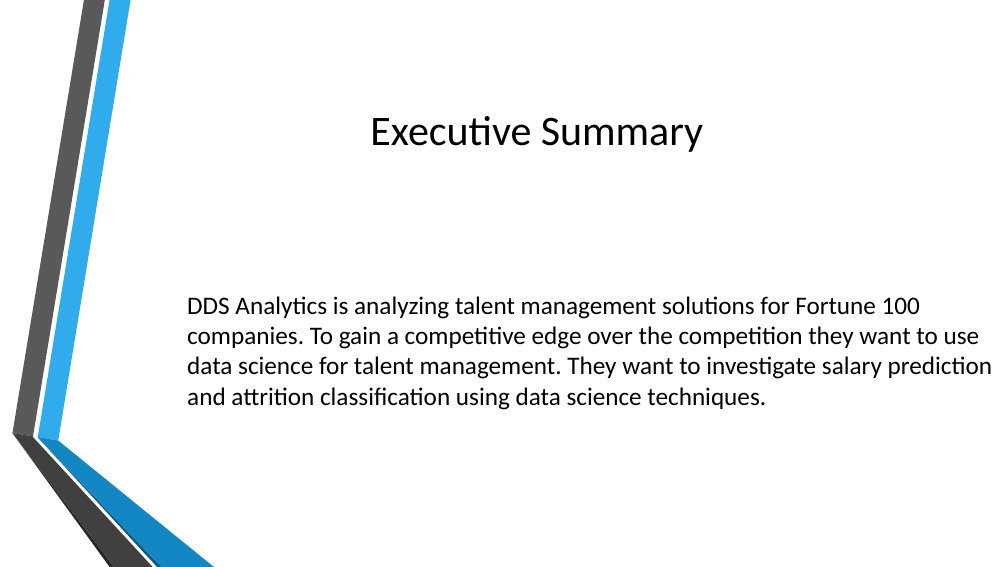
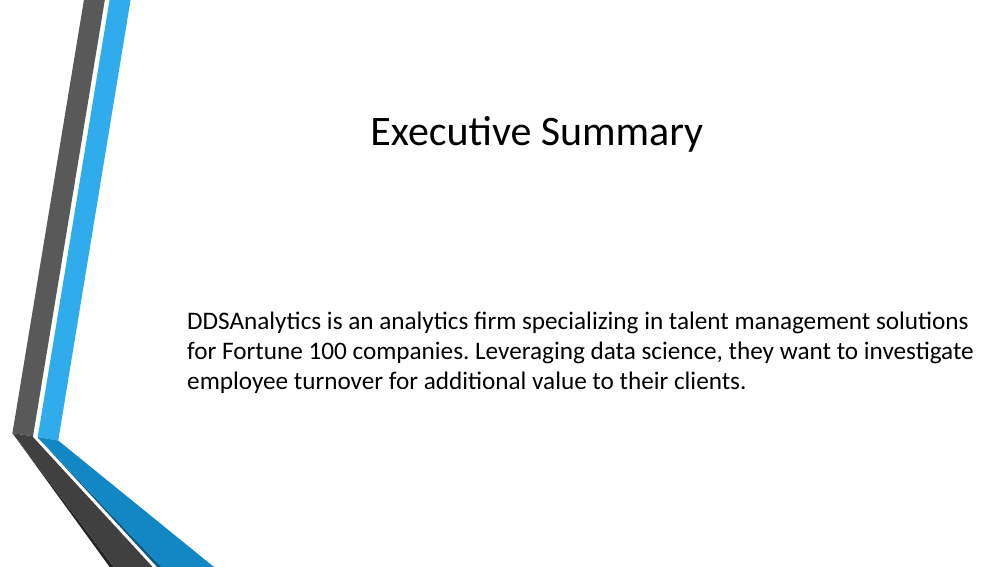
Before and after one commit to jherbaugh/CaseStudy2DDS, a slide deck: slide 2 of DDS Analytics Presentation.pptx (slide 1 before the commit). Drawn at 1008x567 pixels with LibreOffice and Linux fonts; fonts in the diff are those of the drawing. Boxes give left, top, right and bottom in pixels: in the first picture for what was removed or moved away, otherwise in the second. Text is boxed around its words. In the diff, an @@ line names an element or a change of style, - is before the commit and + after.

```diff
--- a/DDS Analytics Presentation.pptx
+++ b/DDS Analytics Presentation.pptx
@@ text at (187,311,974,393): text changed @@
-DDS Analytics is analyzing talent management solutions for Fortune 100 companies. To gain a competitive edge over the competition they want to use data science for talent management. They want to investigate salary prediction and attrition classification using data science techniques.
+DDSAnalytics is an analytics firm specializing in talent management solutions for Fortune 100 companies. Leveraging data science, they want to investigate employee turnover for additional value to their clients.
```
Also in this commit, not shown: 11 other slides changed, 3 slides added, 3 slides removed, 2 other files.
